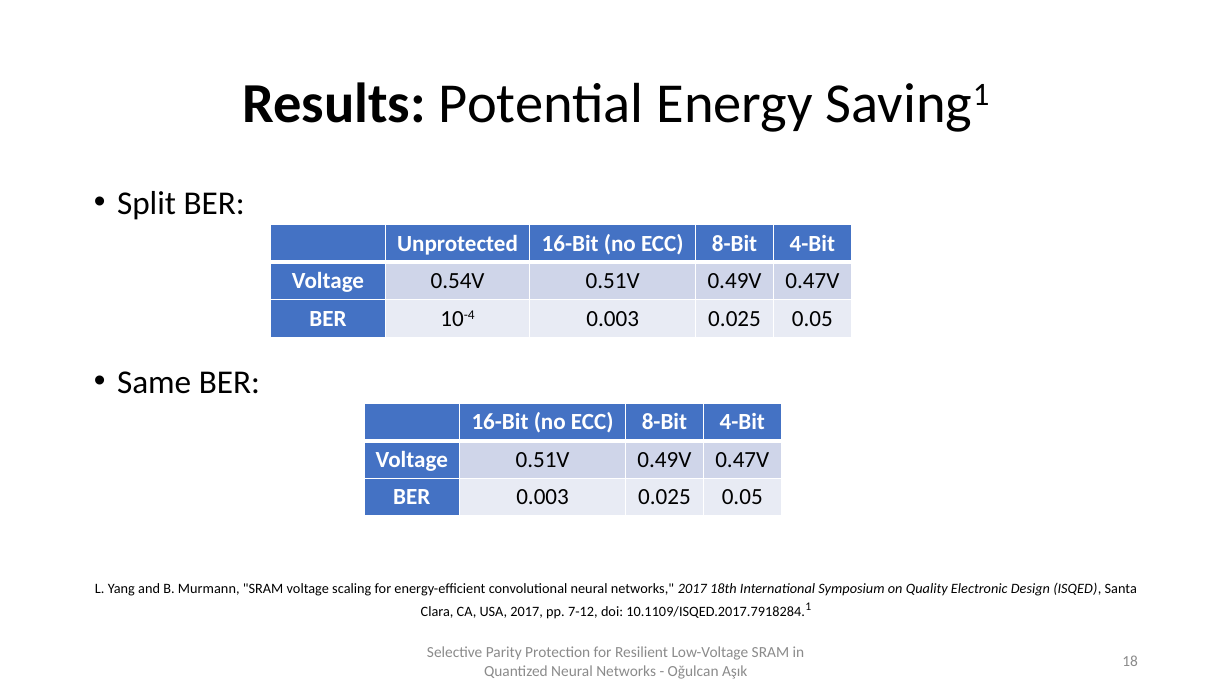
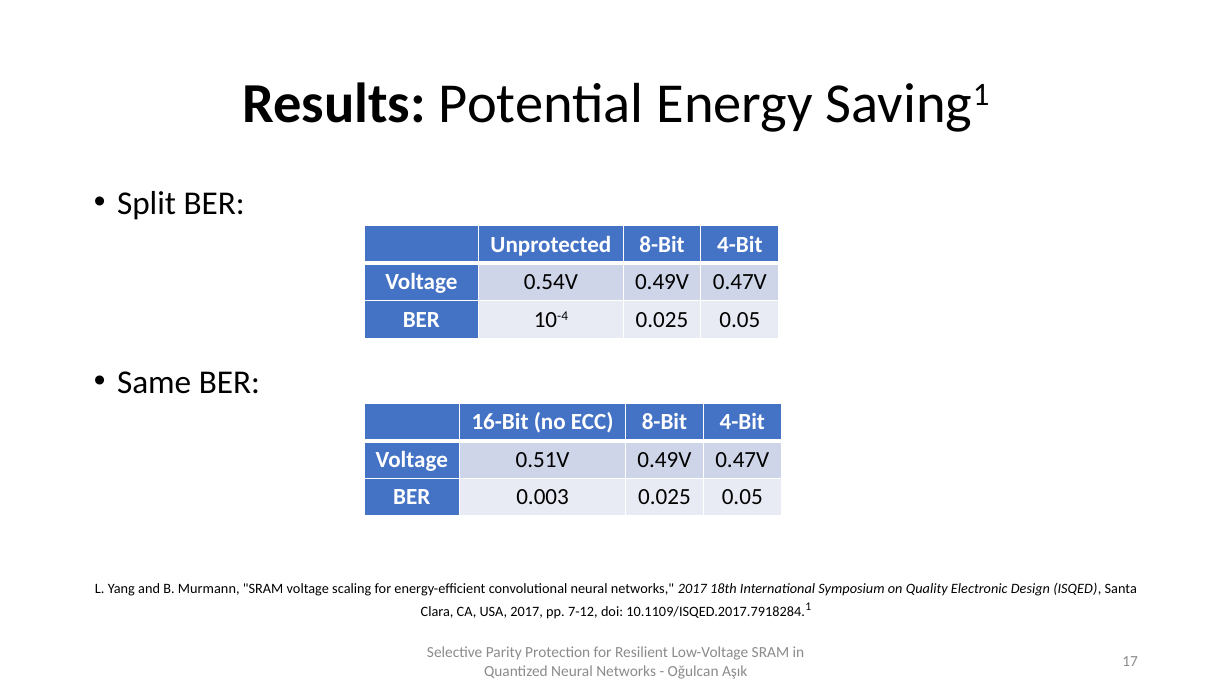
Before and after one commit to Xeadriel/ECC-SRAM-Simulation, a slide deck: slide 17 of Paper SRAM PDF/Selective Parity Protection for Resilient Low-Voltage SRAM in.pptx (slide 18 before the commit). Drawn at 1232x693 pixels with LibreOffice and Linux fonts; fonts in the diff are those of the drawing. Boxes give left, top, right and bottom in pixels: in the first picture for what was removed or moved away, otherwise in the second. Text is boxed around its words. In the diff, an @@ line names an element or a change of style, - is before the commit and + after.

```diff
--- a/Paper SRAM PDF/Selective Parity Protection for Resilient Low-Voltage SRAM in.pptx
+++ b/Paper SRAM PDF/Selective Parity Protection for Resilient Low-Voltage SRAM in.pptx
@@ table at (364,226,778,338) @@
-column 3: 16-Bit (no ECC) | 0.51V | 0.003
@@ table: place and size @@
-table at (271,225,851,337)
+table at (364,226,778,338)
@@ page number at (1122,656,1138,666): text changed @@
-18
+17
```
Also in this commit, not shown: 13 other slides changed, 2 slides added, 3 slides removed, 4 other files.
